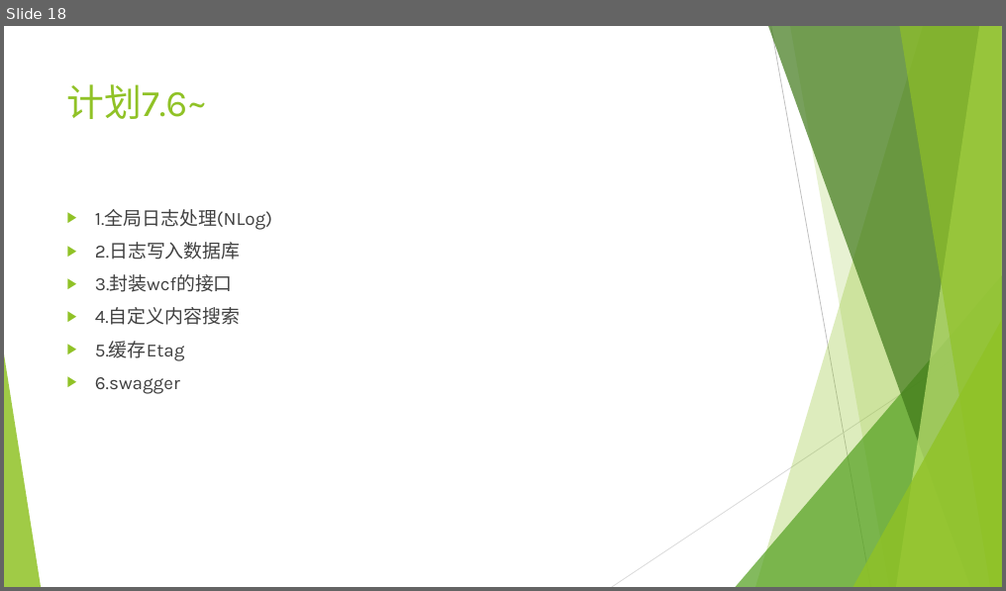
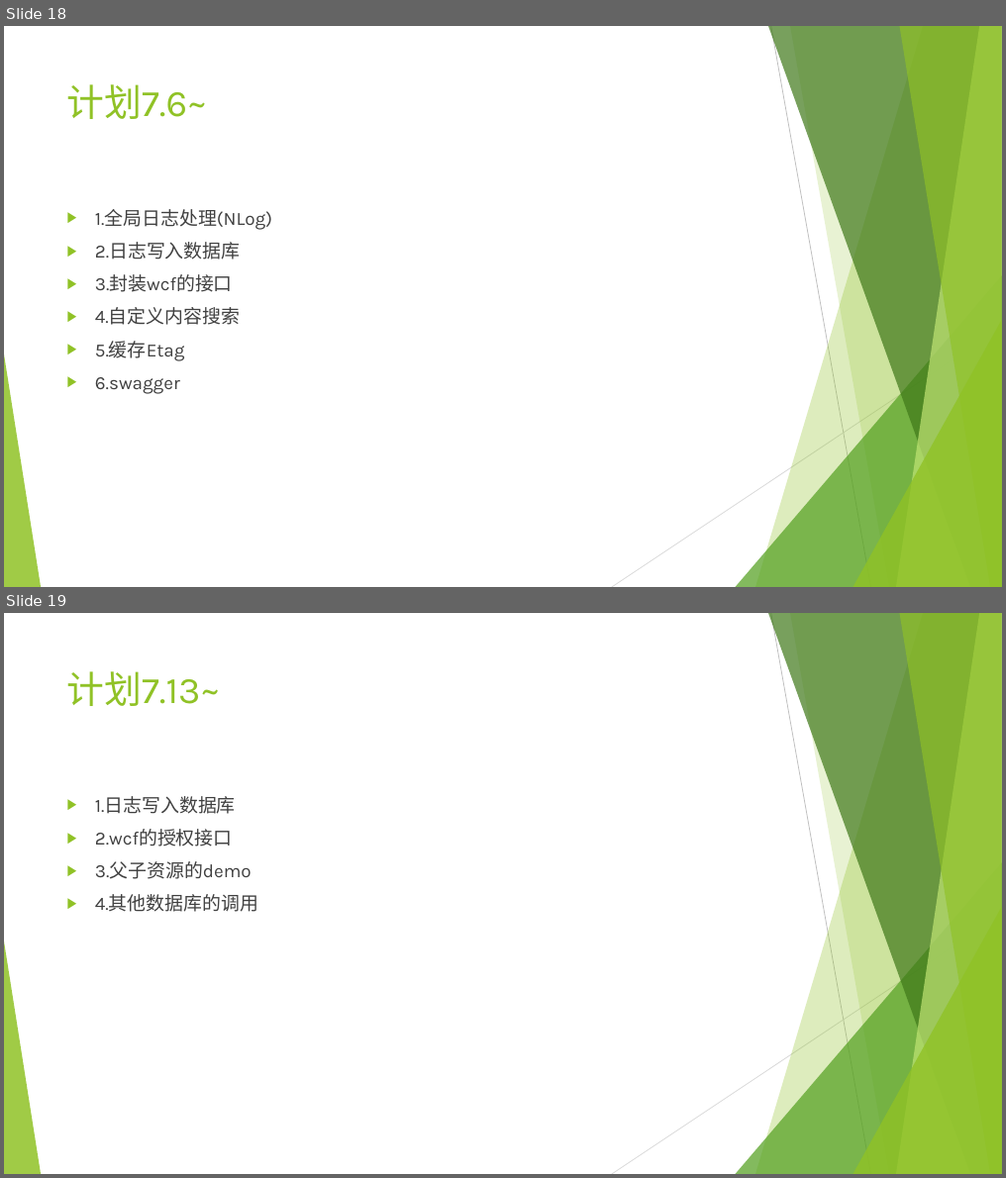
Before and after one commit to sun198986/Station, a slide deck: 后端设计.pptx. Shown one above the other, each under a label of ours: slide 18 before the commit, slides 18 and 19 after it. The pictures are 1006x591 and 1006x1178 pixels, drawn with LibreOffice and Linux fonts; fonts in the diff are those of the drawing. Boxes give left, top, right and bottom in pixels: in the first picture for what was removed or moved away, otherwise in the second. Text is boxed around its words. In the diff, an @@ line names an element or a change of style, - is before the commit and + after.

```diff
--- a/后端设计.pptx
+++ b/后端设计.pptx
@@ slide 19 added at (4,613,1002,1174), background #FFFFFF; not listed: 10 template elements that a slide beside it also shows @@
@@ title added at (67,671,221,706), 36 pt, text #90C226 @@
+计划7.13~
@@ text added at (95,796,258,912), 18 pt, text #404040 @@
+▶ 1.日志写入数据库
+▶ 2.wcf的授权接口
+▶ 3.父子资源的demo
+▶ 4.其他数据库的调用
```
Also in this commit, not shown: 10 other files.
